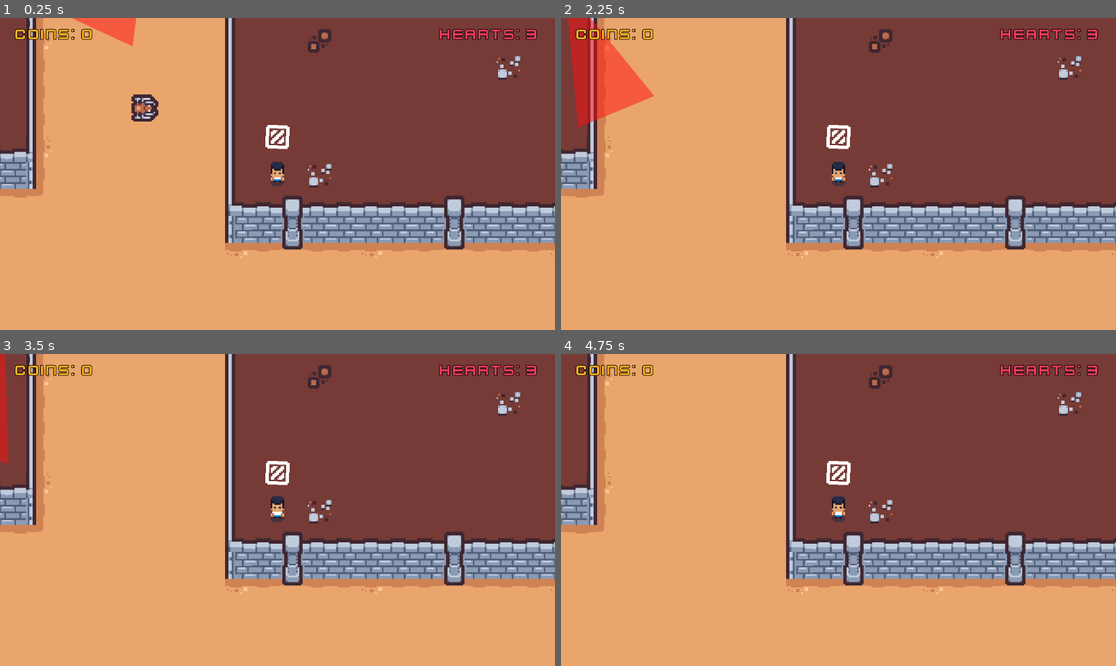
Above: before the commit, frames 1-4 (two rows, left to right).
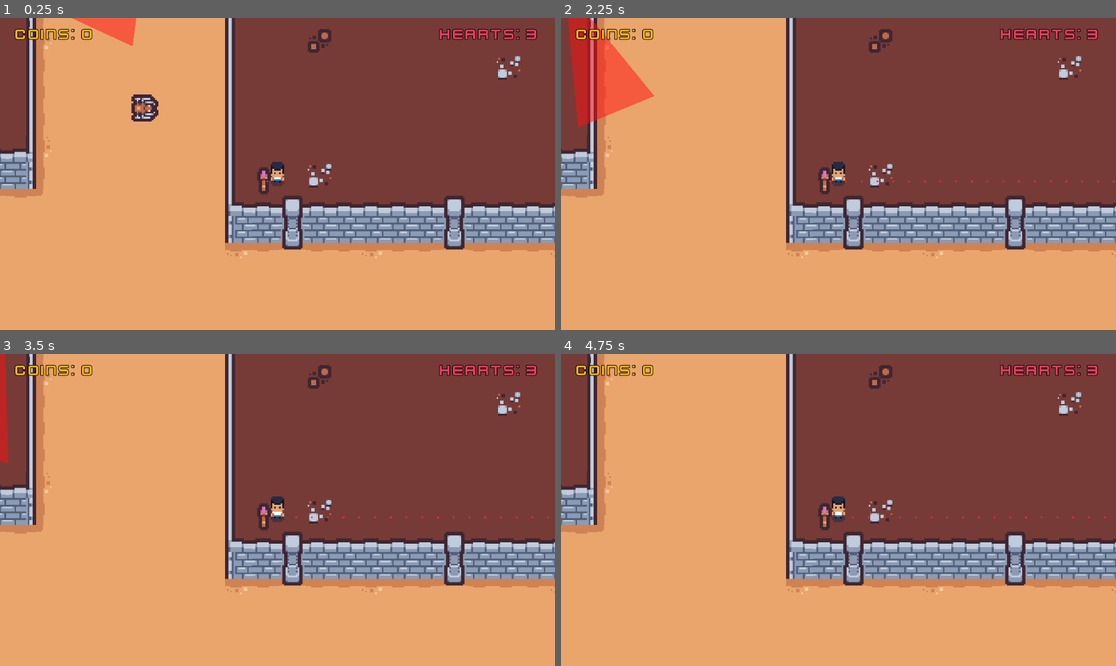
Above: after the commit, the same moments.

Repository: ki8yk8/game-dev-resolution
Game: Godot game, scene res://scenes/game_play.tscn
Same seed, same stepped clock (60 frames per second), same inputs: the game is played once before the commit and once after it.
Inputs (mouse positions are in pixels of both pictures, inside the frame that each line leads up to):
- Up to frame 1 (0.25 s): no input
- Up to frame 2 (2.25 s): tap Space (action) at 0.5, 0.6, 1.25, 2 s; move the mouse to (960, 158) at 0.52 s; hold D (right) 0.53-1.28 s; click (960, 158) at 0.67 s; move the mouse to (727, 189) at 1.27 s; hold Down (down) 1.28-2.03 s; tap Alt at 1.35 s; move the mouse to (894, 105) at 2.02 s; hold D (right) from 2.03 s (still down); tap Shift at 2.1 s
- Up to frame 3 (3.5 s): tap Space (action) at 2.75, 2.85 s; move the mouse to (249, 572) at 2.77 s; release D (right) at 2.78 s; hold Up (up) from 2.78 s (still down); click (249, 572) at 2.92 s
- Up to frame 4 (4.75 s): tap Space (action) at 3.5, 4.25 s; move the mouse to (1005, 556) at 3.52 s; release Up (up) at 3.53 s; hold A (left) from 3.53 s (still down); tap Alt at 3.6 s; move the mouse to (672, 463) at 4.27 s; tap Shift at 4.35 s

The runs differ from the first frame. In frame 1, 0.4% of the frame differs, in the area x 46-53%, y 34-57%; in frame 2, 0.4%, in the area x 46-100%, y 34-57%; in frame 3, 0.4%; in frame 4, 0.4%.

Commit message:
adds torch that can cast the ray

Diff:
--- a/scenes/game_play.tscn
+++ b/scenes/game_play.tscn
@@ -26,7 +26,7 @@
 [ext_resource type="PackedScene" uid="uid://bwrlwfb8e4drp" path="res://scenes/survive_attack.tscn" id="24_rygmw"]
 [ext_resource type="PackedScene" uid="uid://omj1cdwyqirn" path="res://scenes/scorpion_trap.tscn" id="25_jcoka"]
 [ext_resource type="PackedScene" uid="uid://cmgl2ucndpj0h" path="res://scenes/breakable_wall.tscn" id="26_yqh82"]
-[ext_resource type="PackedScene" uid="uid://b7yka1aor0yxt" path="res://scenes/rotating_glass.tscn" id="27_mmt7o"]
+[ext_resource type="PackedScene" uid="uid://bcvhs5rber5pa" path="res://scenes/torch.tscn" id="27_mmt7o"]
 
 [sub_resource type="WorldBoundaryShape2D" id="WorldBoundaryShape2D_0dypk"]
 distance = -290.0
@@ -1740,8 +1740,8 @@
 
 [node name="LightGame" type="Node2D" parent="." unique_id=599954962]
 
-[node name="RotatingGlass" parent="." unique_id=946549622 instance=ExtResource("27_mmt7o")]
-position = Vector2(831, 433)
+[node name="Torch" parent="LightGame" unique_id=589813498 instance=ExtResource("27_mmt7o")]
+position = Vector2(823, 459)
 
 [connection signal="body_entered" from="ShootingRange" to="." method="_on_shooting_range_body_entered"]
 [connection signal="body_exited" from="ShootingRange" to="." method="_on_shooting_range_body_exited"]
--- /dev/null
+++ b/scenes/ray.tscn
@@ -0,0 +1,19 @@
+[gd_scene format=3 uid="uid://b3ipvhaasbva1"]
+
+[ext_resource type="Script" uid="uid://c4gwaq6mqt01m" path="res://scripts/ray.gd" id="1_dnltf"]
+
+[sub_resource type="CircleShape2D" id="CircleShape2D_mkbru"]
+radius = 0.70710677
+
+[node name="Ray" type="Area2D" unique_id=368409697]
+collision_mask = 66
+script = ExtResource("1_dnltf")
+
+[node name="CollisionShape2D" type="CollisionShape2D" parent="." unique_id=1238645756]
+position = Vector2(0.5, 0.5)
+shape = SubResource("CircleShape2D_mkbru")
+
+[node name="Polygon2D" type="Polygon2D" parent="." unique_id=1268912119]
+scale = Vector2(0.125, 0.125)
+color = Color(1, 0.17000002, 0.17000002, 1)
+polygon = PackedVector2Array(0, 0, 0, 8, 8, 8, 8, 0)
--- /dev/null
+++ b/scenes/torch.tscn
@@ -0,0 +1,19 @@
+[gd_scene format=3 uid="uid://bcvhs5rber5pa"]
+
+[ext_resource type="Texture2D" uid="uid://6bw8exb71kll" path="res://assets/png/dungeon/tilemap.png" id="1_d4v33"]
+[ext_resource type="Script" uid="uid://cm634m40cmh2t" path="res://scripts/torch.gd" id="1_my26j"]
+
+[sub_resource type="AtlasTexture" id="AtlasTexture_my26j"]
+atlas = ExtResource("1_d4v33")
+region = Rect2(153, 170, 16, 16)
+
+[node name="Torch" type="Node2D" unique_id=589813498]
+script = ExtResource("1_my26j")
+
+[node name="Sprite2D" type="Sprite2D" parent="." unique_id=367436927]
+texture = SubResource("AtlasTexture_my26j")
+
+[node name="Timer" type="Timer" parent="." unique_id=1281415873]
+wait_time = 0.1
+
+[connection signal="timeout" from="Timer" to="." method="_on_timer_timeout"]
--- /dev/null
+++ b/scripts/ray.gd
@@ -0,0 +1,4 @@
+extends Area2D
+
+func _process(delta: float) -> void:
+	position += Vector2(80*delta, 0).rotated(rotation)
--- /dev/null
+++ b/scripts/torch.gd
@@ -0,0 +1,15 @@
+extends Node2D
+
+@export var rayScene: PackedScene = preload("res://scenes/ray.tscn")
+@onready var timer: Timer = $Timer
+
+var disabled: bool = false
+
+func _ready() -> void:
+	timer.start()
+
+func _on_timer_timeout() -> void:
+	if not disabled:
+		timer.start()
+		var ray = rayScene.instantiate()
+		add_child(ray)
Not shown, added: scripts/ray.gd.uid
Not shown, added: scripts/torch.gd.uid
